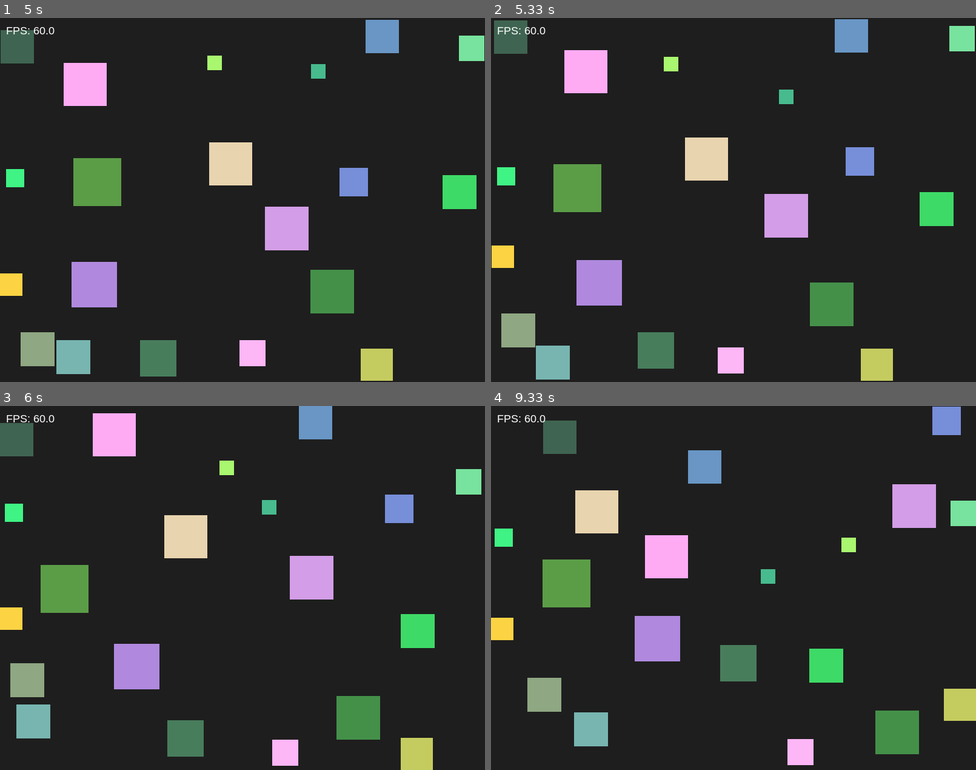
Above: before the commit, frames 1-4 (two rows, left to right).
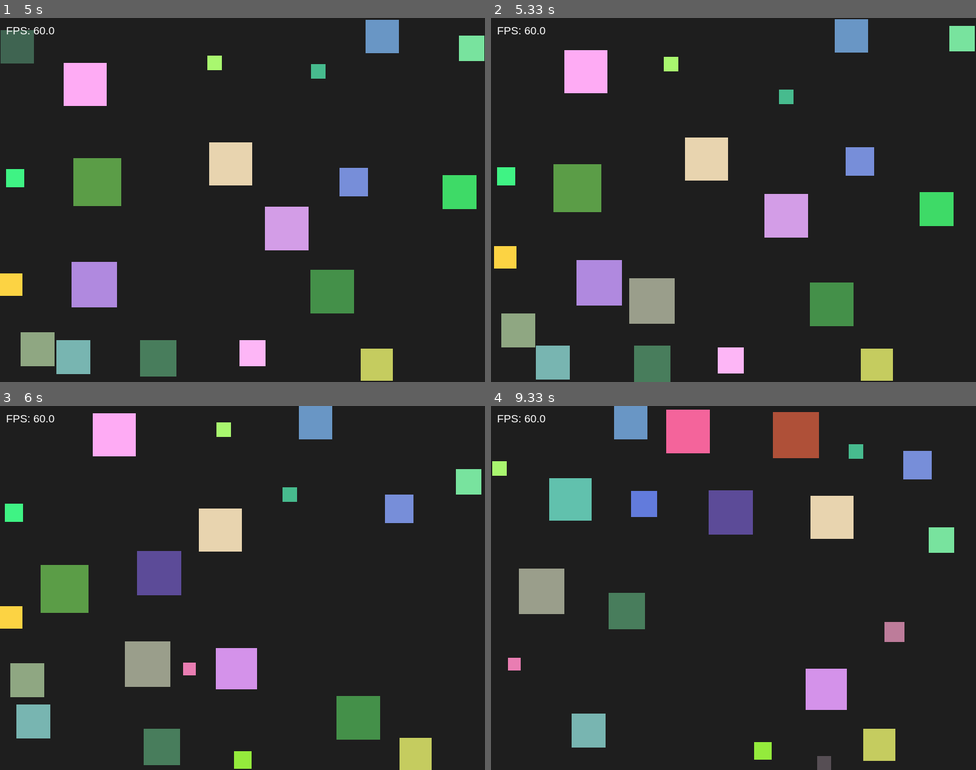
Above: after the commit, the same moments.

Repository: eliotjerusalmi/lab8-pygame
Game: pygame game, started from main.py
Same seed, same stepped clock (60 frames per second), same inputs: the game is played once before the commit and once after it.
Inputs:
- Up to frame 1 (5 s): no input
- Up to frame 2 (5.33 s): no input
- Up to frame 3 (6 s): no input
- Up to frame 4 (9.33 s): no input

Frame 1 is identical in both runs. In frame 2, 2.5% of the frame differs, in the area x 0-38%, y 0-100%; in frame 3, 9.9%; in frame 4, 23%, in the area x 0-100%, y 0-100%.

Commit message:
lifa span function

Diff:
--- a/main.py
+++ b/main.py
@@ -21,6 +21,8 @@
 DIRECTION_CHANGE_INTERVAL = 4000  # milliseconds
 FLEE_DISTANCE = 120
 RANDOM_DIRECTION_STRENGTH = 0.35
+MIN_LIFESPAN_MS = 5000
+MAX_LIFESPAN_MS = 12000
 
 
 class Square:
@@ -39,9 +41,15 @@
         # Smaller squares move faster than bigger ones
         self.speed = max(60, 220 - self.size * 2)
 
+        self.birth_time = pygame.time.get_ticks()
+        self.lifespan_ms = random.randint(MIN_LIFESPAN_MS, MAX_LIFESPAN_MS)
+
         self.vx = 0
         self.vy = 0
         self.set_random_direction()
+
+    def is_expired(self, current_time):
+        return current_time - self.birth_time >= self.lifespan_ms
 
     def set_random_direction(self):
         angle = random.uniform(0, 2 * math.pi)
@@ -158,6 +166,9 @@
         for square in squares:
             square.move(delta_time)
 
+        # Keep the same amount of squares by replacing expired ones.
+        squares = [square if not square.is_expired(current_time) else Square() for square in squares]
+
         SCREEN.fill(BACKGROUND_COLOR)
 
         for square in squares:
Not shown, added: .github/agents/code-explorer-template.html
Not shown, added: .github/agents/code-explorer.agent.md
Not shown, changed: .github/agents/journal-logger.agent.md
Not shown, changed: .github/copilot-instructions.md
Not shown, changed: JOURNAL.md
Not shown, added: code_explorer.html
Not shown, added: docs/code_explorer.html
